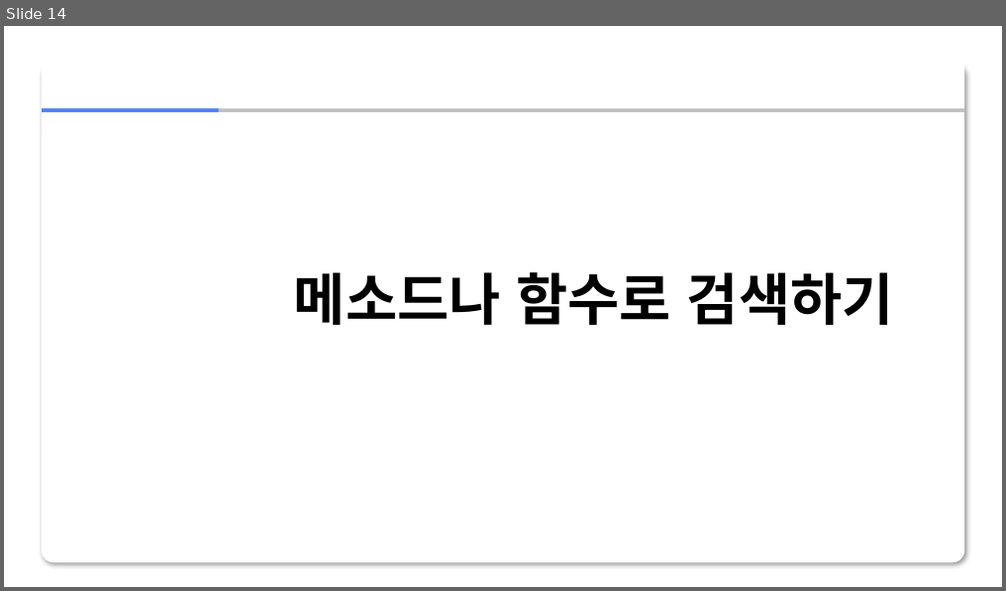
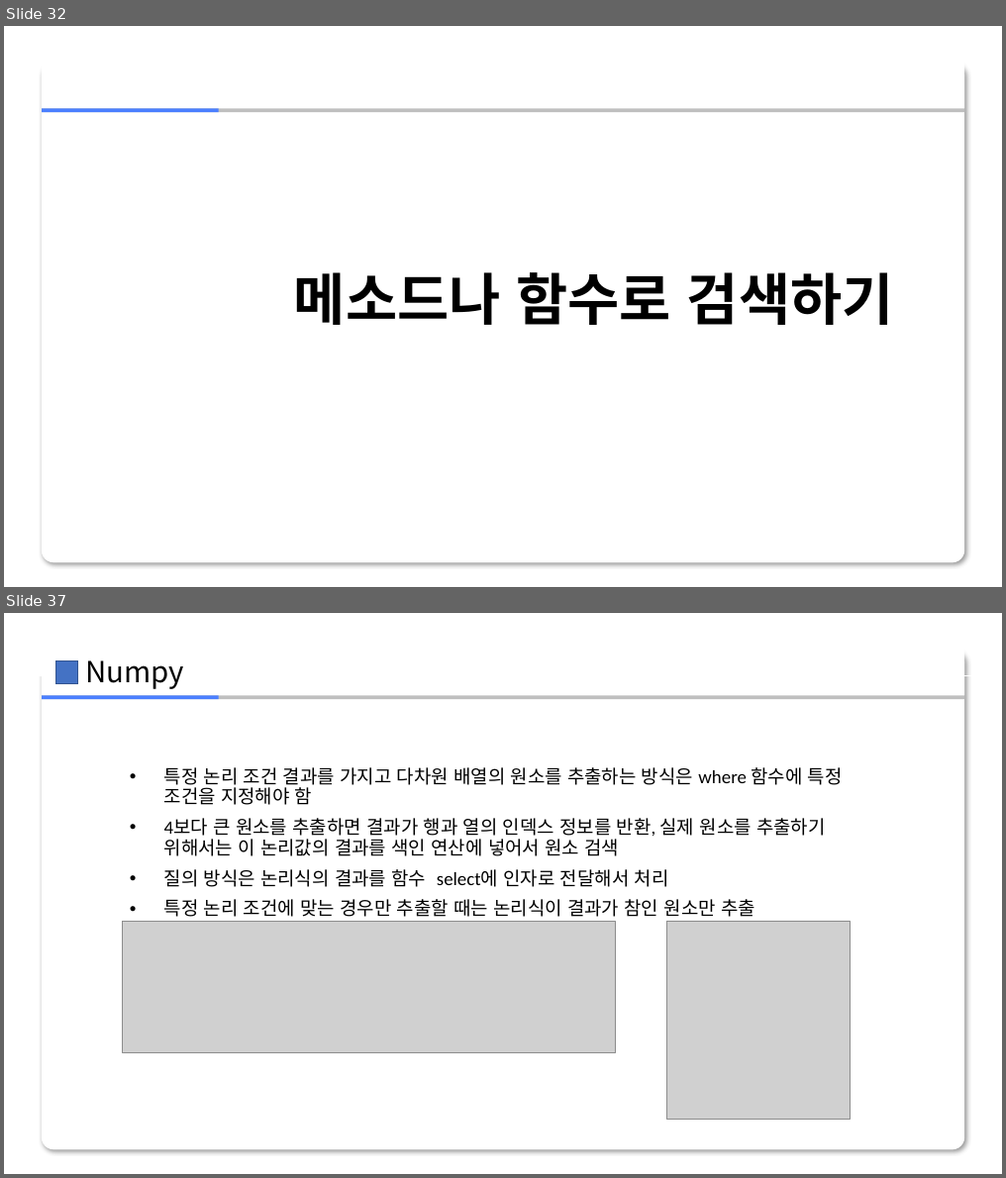
Before and after one commit to zerosum99/numpy_itple, a slide deck: 03장/[넘파이]03장.pptx. Shown one above the other, each under a label of ours: slide 14 before the commit, slides 32 and 37 after it; the slides between them are not shown. The pictures are 1006x591 and 1006x1178 pixels, drawn with LibreOffice and Linux fonts; fonts in the diff are those of the drawing; grey boxes stand for pictures; background and template pictures are left out. Boxes give left, top, right and bottom in pixels: in the first picture for what was removed or moved away, otherwise in the second. Text is boxed around its words. In the diff, an @@ line names an element or a change of style, - is before the commit and + after.

```diff
--- a/03장/[넘파이]03장.pptx
+++ b/03장/[넘파이]03장.pptx
@@ slide 37 added at <box>4,613,1002,1174</box>, background #FFFFFF; not listed: 4 template elements that a slide beside it also shows @@
@@ rectangle added at <box>25,632,80,676</box>, fill #FFFFFF @@
@@ rectangle added at <box>55,661,78,683</box>, fill #4472C4, outline #325491 1 pt @@
@@ text added at <box>85,661,184,689</box>, 28 pt, text #000000 @@
+Numpy
@@ line added from (79, 675) to (994, 675), #FFFFFF 0.5 pt @@
@@ text added at <box>164,767,843,917</box>, 18 pt, text #000000 @@
+• 특정 논리 조건 결과를 가지고 다차원 배열의 원소를 추출하는 방식은 where 함수에 특정 조건을 지정해야 함
+• 4보다 큰 원소를 추출하면 결과가 행과 열의 인덱스 정보를 반환, 실제 원소를 추출하기 위해서는 이 논리값의 결과를 색인 연산에 넣어서 원소 검색
+• 질의 방식은 논리식의 결과를 함수 select에 인자로 전달해서 처리
+• 특정 논리 조건에 맞는 경우만 추출할 때는 논리식이 결과가 참인 원소만 추출
@@ text added at <box>164,869,426,887</box>, 18 pt, text #FFFFFF @@
+질의 함수 사용하기 3
@@ picture added at <box>122,921,615,1053</box> @@
@@ picture added at <box>666,921,849,1119</box> @@
@@ what was slide 14 is now slide 32 @@
```
Also in this commit, not shown: 12 slides changed, 22 other slides added, 3 slides removed, 1 other file.
